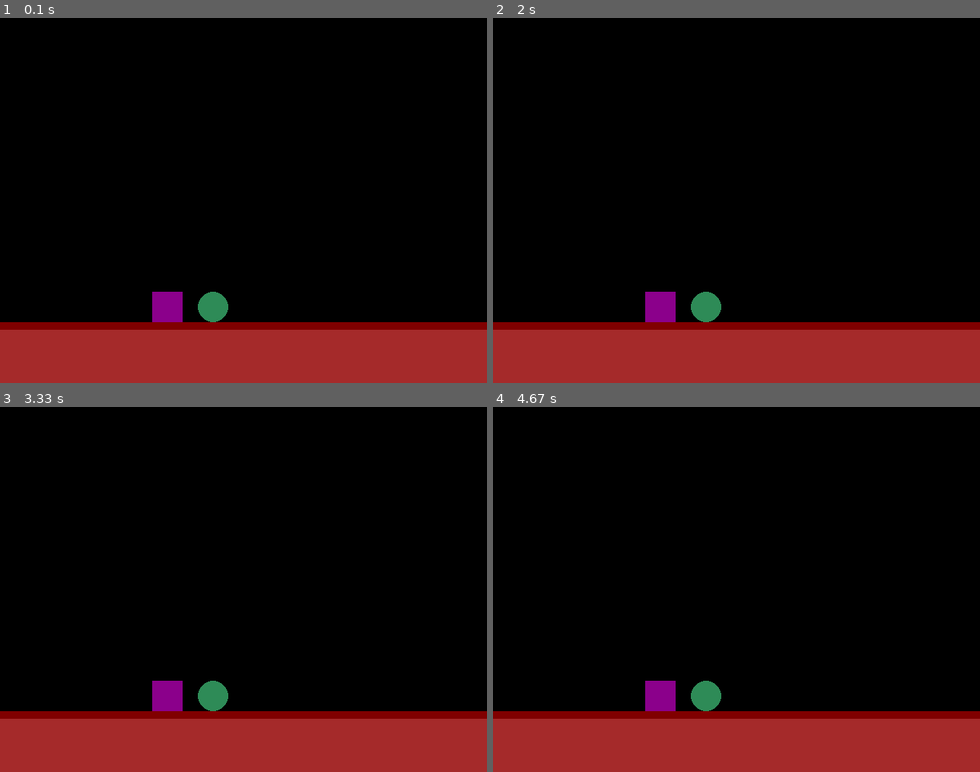
Above: before the commit, frames 1-4 (two rows, left to right).
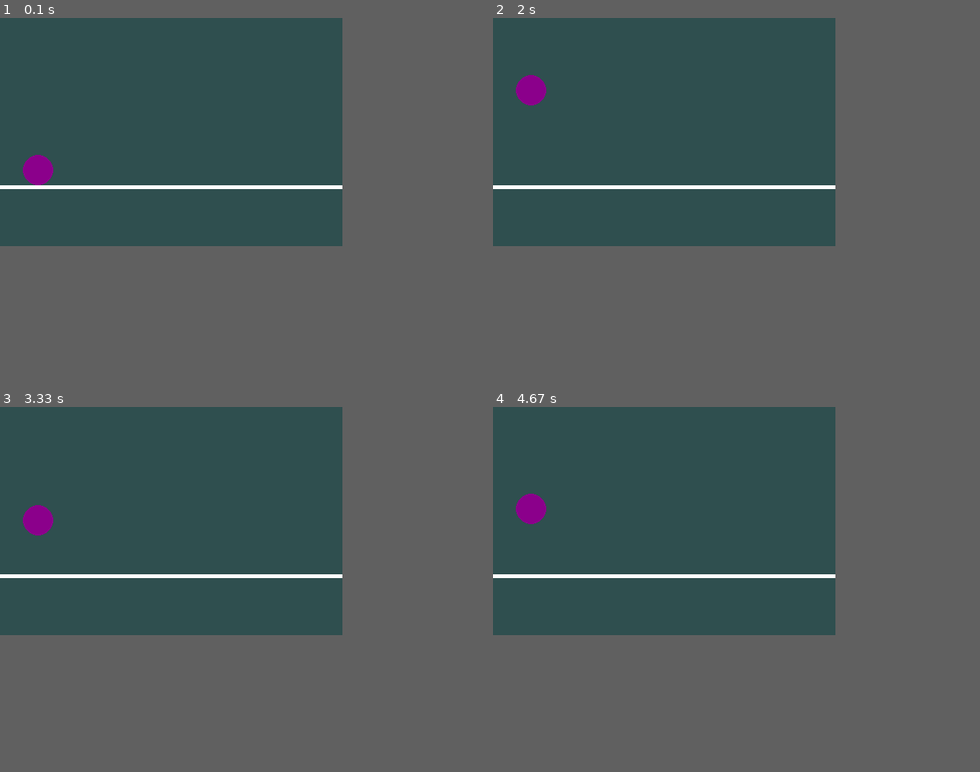
Above: after the commit, the same moments.

Repository: Al3x1sCS/PyGameTests
Game: pygame game, started from PyGameTests.py
Same seed, same stepped clock (60 frames per second), same inputs: the game is played once before the commit and once after it.
Inputs:
- Up to frame 1 (0.1 s): no input
- Up to frame 2 (2 s): tap Space at 0.33, 0.73, 1.03, 1.23, 1.57, 1.87 s
- Up to frame 3 (3.33 s): tap Space at 2.07, 2.37, 2.63, 2.97, 3.27 s
- Up to frame 4 (4.67 s): tap Space at 3.4, 3.8, 4.1 s
In our replay, the window is 640x480 before the commit and 450x300 after it. These sizes can differ from the game's own. Grey fills any space a smaller window leaves; there, only what the larger window draws over its background counts as a difference.

The runs differ from the first frame. In frame 1, 62% of the frame differs, in the area x 0-100%, y 0-100%; in frame 2, 62%; in frame 3, 62%; in frame 4, 62%.

Commit message:
Feat: Inicio do Projeto Endlesscape. O projeto foi refatorado totalmente Foi adicionado um jogador Foi adicionado o solo O jogador pula A tela foi redimencionada para 450 x 300.

Diff:
--- a/PyGameTests.py
+++ b/PyGameTests.py
@@ -1,24 +1,62 @@
 import pygame
-from pygame.locals import *
-from sys import exit
+from pygame import *
 
 pygame.init()
 
-largura = 640
-altura = 480
+# Mark: Constantes do jogo
 
-wn = pygame.display.set_mode((largura, altura))
-pygame.display.set_caption('PyGameTests')
+# --tema--
+brown = (139, 69, 19)
+black = (0, 0, 0)
+blue = (0, 0, 255)
+darkmagenta = (139, 0, 139)
+carbon = (47, 79, 79)
+green = (0, 100, 00)
+indigo = (75, 0, 130)
+red = (128, 0, 0)
+white = (255, 255, 255)
 
-while True:
+# --tela--
+WIDTH = 450
+HEIGHT = 300
+dimensions = (WIDTH, HEIGHT)
+screen = pygame.display.set_mode(dimensions)
+pygame.display.set_caption('Endlesscape')
+background = carbon
+fps = 60
+font = pygame.font.Font('freesansbold.ttf', 16)
+timer = pygame.time.Clock()
+
+# Mark: Variáveis do Jogo
+score = 0
+player_x = 50
+player_y = 200
+running = True
+y_change = 0
+gravity = 1
+
+# Mark: Loop Principal
+
+while running:
+    timer.tick(fps)
+    screen.fill(background)
+    floor = pygame.draw.rect(screen, white, [0, 220, WIDTH, 5])
+    player = pygame.draw.circle(screen, darkmagenta, [player_x, player_y], 20)
+
     for event in pygame.event.get():
         if event.type == QUIT:
-            pygame.quit()
-            exit()
+            running = False
+        if event.type == pygame.KEYDOWN:
+            if event.key == pygame.K_SPACE and y_change == 0:
+                y_change = 18
 
-    pygame.draw.rect(wn, (165, 42, 42), (0, 400, 640, 80))
-    pygame.draw.rect(wn, (128, 0, 0), (0, 400, 640, 10))
-    pygame.draw.rect(wn, (139, 0, 139), (200, 360, 40, 40))
-    pygame.draw.circle(wn, (46, 139, 87), (280, 380), 20)
+    if y_change > 0 or player_y < 200:
+        player_y -= y_change
+        y_change -= gravity
+    if player_y > 200:
+        player_y = 200
+    if player_y == 200 and y_change < 0:
+        y_change = 0
 
-    pygame.display.update()
+    pygame.display.flip()
+pygame.quit()
